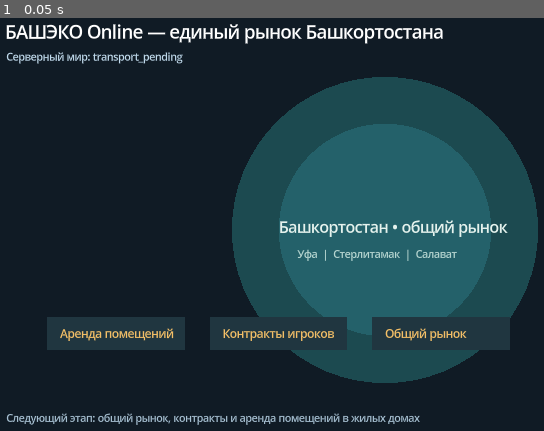
Above: before the commit, frame 1.
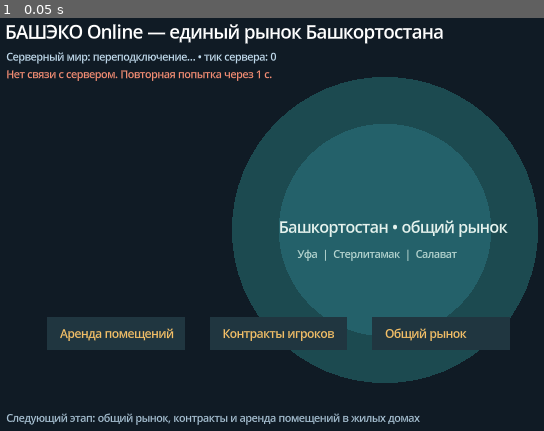
Above: after the commit, the same moment.

Repository: maillunex-lang/ufaeco
Game: Godot game, scene res://scenes/main.tscn
The game is run twice, just before and just after one commit, with the same random seed, the same clock (stepped at 60 frames per second) and the same inputs.
Inputs:
- Up to frame 1 (0.05 s): no input

The runs differ from the first frame. In frame 1, 1.0% of the frame differs, in the area x 1-51%, y 8-16%.

Commit message:
Stage 1: authoritative online world server
TypeScript/Fastify/ws backend with Zod-validated protocol v1, sessions with
reconnect, server tick and snapshots, request_id idempotency, rate limits,
PostgreSQL schema and migrations, audit log, and Godot client wired to the
protocol. Shared config format, README, roadmap and architecture updates.

Co-Authored-By: Claude Sonnet 5.5 <noreply@anthropic.com>
Claude-Session: https://claude.ai/code/session_01Mco3UQUXAKKZfrNee9YLfB

Diff:
--- /dev/null
+++ b/config/client_config.json
@@ -0,0 +1,9 @@
+{
+  "server_url": "http://127.0.0.1:8080",
+  "websocket_url": "ws://127.0.0.1:8080/ws",
+  "protocol_version": 1,
+  "heartbeat_interval_ms": 5000,
+  "reconnect_timeout": 60,
+  "max_message_size": 16384,
+  "environment": "development"
+}
--- /dev/null
+++ b/protocol/protocol.json
@@ -0,0 +1,30 @@
+{
+  "protocol_version": 1,
+  "websocket_path": "/ws",
+  "client_to_server": ["auth", "reconnect", "heartbeat", "command", "disconnect"],
+  "server_to_client": ["hello", "auth_ok", "heartbeat", "world_snapshot", "command_result", "error", "disconnect"],
+  "commands": ["session.get_profile", "session.set_display_name"],
+  "error_codes": [
+    "invalid_message",
+    "unsupported_protocol_version",
+    "unknown_message_type",
+    "unknown_command",
+    "invalid_payload",
+    "not_authenticated",
+    "already_authenticated",
+    "auth_timeout",
+    "invalid_session",
+    "session_expired",
+    "request_id_required",
+    "request_id_conflict",
+    "rate_limited",
+    "message_too_large",
+    "internal_error"
+  ],
+  "disconnect_reasons": ["client_closing", "replaced_by_new_connection", "heartbeat_timeout", "rate_limited", "protocol_error", "server_shutdown"],
+  "limits": {
+    "display_name_min": 2,
+    "display_name_max": 32,
+    "auth_timeout_ms": 10000
+  }
+}
--- a/scenes/main.tscn
+++ b/scenes/main.tscn
@@ -27,6 +27,14 @@
 theme_override_font_sizes/font_size = 16
 text = "Подключение к серверному миру: прототип"
 
+[node name="NetError" type="Label" parent="Hud"]
+offset_left = 34.0
+offset_top = 100.0
+offset_right = 1150.0
+offset_bottom = 130.0
+theme_override_colors/font_color = Color(0.95, 0.55, 0.45, 1)
+theme_override_font_sizes/font_size = 16
+
 [node name="Hint" type="Label" parent="Hud"]
 offset_left = 34.0
 offset_top = 650.0
--- a/scripts/main.gd
+++ b/scripts/main.gd
@@ -14,6 +14,8 @@
     network = OnlineWorldClient.new()
     add_child(network)
     network.connection_state_changed.connect(_on_connection_state_changed)
+    network.server_tick_changed.connect(_on_server_tick_changed)
+    network.network_error.connect(_on_network_error)
     network.connect_to_world()
     queue_redraw()
 
@@ -30,7 +32,18 @@
     draw_rect(Rect2(620, 500, 220, 52), Color("#203640"))
     draw_string(ThemeDB.fallback_font, Vector2(640, 533), "Общий рынок", HORIZONTAL_ALIGNMENT_LEFT, -1, 18, Color("#f3bf67"))
 
-func _on_connection_state_changed(state: String) -> void:
+func _on_connection_state_changed(_state: String) -> void:
+    _refresh_status()
+
+func _on_server_tick_changed(_tick: int) -> void:
+    _refresh_status()
+
+func _on_network_error(message_ru: String) -> void:
+    var label := get_node_or_null("Hud/NetError")
+    if label:
+        label.text = message_ru
+
+func _refresh_status() -> void:
     var status := get_node_or_null("Hud/Status")
     if status:
-        status.text = "Серверный мир: %s" % state
+        status.text = "Серверный мир: %s • тик сервера: %d" % [network.status_text_ru(), network.last_server_tick]
--- a/scripts/net/online_world_client.gd
+++ b/scripts/net/online_world_client.gd
@@ -1,28 +1,308 @@
 class_name OnlineWorldClient
 extends Node
+## Клиент общего онлайн-мира БАШЭКО (протокол v1, см. protocol/README.md).
+## Клиент отправляет только намерения (command); деньги, товары и собственность определяет сервер.
 
 signal connection_state_changed(state: String)
 signal world_snapshot_received(snapshot: Dictionary)
-
-var server_url: String = "wss://api.basheco.example/world"
+signal server_tick_changed(tick: int)
+signal command_result_received(request_id: String, payload: Dictionary)
+signal network_error(message_ru: String)
+
+const CONFIG_PATH := "res://config/client_config.json"
+const PROTOCOL_PATH := "res://protocol/protocol.json"
+const BACKOFF_SECONDS: Array[float] = [1.0, 2.0, 4.0, 8.0]
+
+const STATE_LABELS_RU := {
+	"disconnected": "не подключено",
+	"connecting": "подключение…",
+	"authenticating": "авторизация…",
+	"online": "в сети",
+	"reconnecting": "переподключение…",
+	"failed": "нет связи с сервером",
+}
+
+const ERROR_TEXTS_RU := {
+	"invalid_message": "Сервер не понял сообщение клиента.",
+	"unsupported_protocol_version": "Версия игры устарела. Обновите приложение.",
+	"unknown_message_type": "Сервер не знает такого типа сообщения.",
+	"unknown_command": "Неизвестная команда.",
+	"invalid_payload": "Сервер отклонил данные запроса.",
+	"not_authenticated": "Сначала нужно войти в мир.",
+	"already_authenticated": "Вход в мир уже выполнен.",
+	"auth_timeout": "Время входа в мир истекло.",
+	"invalid_session": "Сессия не найдена. Выполняется новый вход.",
+	"session_expired": "Сессия истекла. Выполняется новый вход.",
+	"request_id_required": "Запрос отправлен без идентификатора.",
+	"request_id_conflict": "Идентификатор запроса уже использован.",
+	"rate_limited": "Слишком много запросов. Подождите немного.",
+	"message_too_large": "Сообщение слишком большое.",
+	"internal_error": "Внутренняя ошибка сервера. Попробуйте позже.",
+}
+
+const DISCONNECT_TEXTS_RU := {
+	"replaced_by_new_connection": "Вход выполнен с другого устройства.",
+	"heartbeat_timeout": "Соединение потеряно: сервер не получал сигналов.",
+	"rate_limited": "Соединение закрыто: слишком много запросов.",
+	"protocol_error": "Соединение закрыто из-за ошибки протокола.",
+	"server_shutdown": "Сервер перезапускается. Идёт переподключение.",
+}
+
+var server_url: String = "http://127.0.0.1:8080"
+var websocket_url: String = "ws://127.0.0.1:8080/ws"
 var connected: bool = false
 var last_server_tick: int = 0
-
+var player_id: String = ""
+var session_id: String = ""
+var state: String = "disconnected"
+
+var _protocol_version: int = 1
+var _heartbeat_interval: float = 5.0
+var _reconnect_timeout: float = 60.0
+var _resume_token: String = ""
+var _peer: WebSocketPeer = null
+var _was_open: bool = false
+var _intentional_close: bool = false
+var _no_retry: bool = false
+var _heartbeat_left: float = 0.0
+var _attempt: int = 0
+var _retry_left: float = -1.0
+var _outage_started_msec: int = 0
+
+
+func _ready() -> void:
+	set_process(true)
+
+
+## Загружает конфигурацию и подключается. url — необязательное переопределение websocket_url.
 func connect_to_world(url: String = "") -> void:
-    if not url.is_empty():
-        server_url = url
-    # Транспорт будет подключён на сетевом этапе.
-    connected = false
-    connection_state_changed.emit("transport_pending")
+	_load_config()
+	if not url.is_empty():
+		websocket_url = url
+	_intentional_close = false
+	_no_retry = false
+	_attempt = 0
+	_outage_started_msec = 0
+	_open_socket("connecting")
+
+
+## Корректно завершает сессию (повторное подключение к ней станет невозможным).
+func disconnect_from_world() -> void:
+	_intentional_close = true
+	_retry_left = -1.0
+	if _peer != null and connected:
+		_send("disconnect", {"reason": "client_closing"})
+		_peer.close(1000, "client_closing")
+	elif _peer != null:
+		_peer.close()
+	session_id = ""
+	_resume_token = ""
+	_set_state("disconnected")
+
+
+## Отправляет намерение серверу. Возвращает request_id или "" если клиент не в сети.
+func send_command(command_name: String, args: Dictionary = {}) -> String:
+	if not connected or command_name.is_empty():
+		return ""
+	var request_id := _uuid4()
+	_send("command", {"name": command_name, "args": args}, request_id)
+	return request_id
+
 
 func submit_intent(intent: Dictionary) -> bool:
-    if intent.is_empty():
-        return false
-    # Клиент отправляет намерения; деньги, товары и права подтверждает сервер.
-    return connected
+	if intent.is_empty() or not intent.has("name"):
+		return false
+	return send_command(str(intent["name"]), intent.get("args", {})) != ""
+
 
 func apply_snapshot(snapshot: Dictionary) -> void:
-    if not snapshot.has("server_tick"):
-        return
-    last_server_tick = int(snapshot.server_tick)
-    world_snapshot_received.emit(snapshot)
+	if not snapshot.has("server_tick"):
+		return
+	var tick := int(snapshot["server_tick"])
+	if tick != last_server_tick:
+		last_server_tick = tick
+		server_tick_changed.emit(tick)
+	world_snapshot_received.emit(snapshot)
+
+
+func status_text_ru() -> String:
+	return STATE_LABELS_RU.get(state, state)
+
+
+# ------------------------------------------------------------------ внутреннее
+
+func _load_config() -> void:
+	var cfg := _read_json(CONFIG_PATH)
+	server_url = str(cfg.get("server_url", server_url))
+	websocket_url = str(cfg.get("websocket_url", websocket_url))
+	_reconnect_timeout = float(cfg.get("reconnect_timeout", _reconnect_timeout))
+	var override := OS.get_environment("BASHECO_WEBSOCKET_URL")
+	if not override.is_empty():
+		websocket_url = override
+	var proto := _read_json(PROTOCOL_PATH)
+	_protocol_version = int(proto.get("protocol_version", cfg.get("protocol_version", 1)))
+
+
+func _read_json(path: String) -> Dictionary:
+	if not FileAccess.file_exists(path):
+		network_error.emit("Не найден файл конфигурации: %s" % path)
+		return {}
+	var parsed = JSON.parse_string(FileAccess.get_file_as_string(path))
+	if typeof(parsed) != TYPE_DICTIONARY:
+		network_error.emit("Файл конфигурации повреждён: %s" % path)
+		return {}
+	return parsed
+
+
+func _open_socket(new_state: String) -> void:
+	_was_open = false
+	connected = false
+	_peer = WebSocketPeer.new()
+	var err := _peer.connect_to_url(websocket_url)
+	if err != OK:
+		_peer = null
+		network_error.emit("Не удалось начать подключение к серверу (код %d)." % err)
+		_handle_connection_lost(0)
+		return
+	_set_state(new_state)
+
+
+func _process(delta: float) -> void:
+	if _retry_left >= 0.0:
+		_retry_left -= delta
+		if _retry_left <= 0.0:
+			_retry_left = -1.0
+			_open_socket("reconnecting" if _outage_started_msec > 0 else "connecting")
+		return
+	if _peer == null:
+		return
+	_peer.poll()
+	match _peer.get_ready_state():
+		WebSocketPeer.STATE_OPEN:
+			_was_open = true
+			while _peer.get_available_packet_count() > 0:
+				_on_message(_peer.get_packet().get_string_from_utf8())
+				if _peer == null:
+					return
+			if connected:
+				_heartbeat_left -= delta
+				if _heartbeat_left <= 0.0:
+					_heartbeat_left = _heartbeat_interval
+					_send("heartbeat", {"client_time": Time.get_unix_time_from_system() * 1000.0})
+		WebSocketPeer.STATE_CLOSED:
+			var code := _peer.get_close_code()
+			_peer = null
+			connected = false
+			_handle_connection_lost(code)
+
+
+func _on_message(text: String) -> void:
+	var msg = JSON.parse_string(text)
+	if typeof(msg) != TYPE_DICTIONARY or not msg.has("type") or typeof(msg.get("payload")) != TYPE_DICTIONARY:
+		network_error.emit("Получено некорректное сообщение от сервера.")
+		return
+	var payload: Dictionary = msg["payload"]
+	match str(msg["type"]):
+		"hello":
+			_heartbeat_interval = maxf(float(payload.get("heartbeat_interval_ms", 5000)) / 1000.0, 0.5)
+			_set_state("authenticating")
+			if session_id != "" and _resume_token != "":
+				_send("reconnect", {"session_id": session_id, "resume_token": _resume_token})
+			else:
+				_send("auth", {"client_name": "basheco-godot", "client_version": "0.1.0"})
+		"auth_ok":
+			player_id = str(payload["player_id"])
+			session_id = str(payload["session_id"])
+			_resume_token = str(payload["resume_token"])
+			_reconnect_timeout = float(payload.get("reconnect_timeout_s", _reconnect_timeout))
+			_heartbeat_interval = maxf(float(payload.get("heartbeat_interval_ms", 5000)) / 1000.0, 0.5)
+			_heartbeat_left = _heartbeat_interval
+			_attempt = 0
+			_outage_started_msec = 0
+			connected = true
+			_update_tick(int(payload.get("server_tick", 0)))
+			_set_state("online")
+		"heartbeat":
+			_update_tick(int(payload.get("server_tick", last_server_tick)))
+		"world_snapshot":
+			apply_snapshot(payload)
+		"command_result":
+			command_result_received.emit(str(msg.get("request_id", "")), payload)
+		"error":
+			_on_server_error(str(payload.get("code", "")))
+		"disconnect":
+			var reason := str(payload.get("reason", ""))
+			if reason == "replaced_by_new_connection":
+				_no_retry = true
+			network_error.emit(DISCONNECT_TEXTS_RU.get(reason, "Сервер закрыл соединение."))
+
+
+func _on_server_error(code: String) -> void:
+	if code == "invalid_session" or code == "session_expired":
+		# Сессию не восстановить: следующее подключение выполнит новый вход.
+		session_id = ""
+		_resume_token = ""
+	network_error.emit(ERROR_TEXTS_RU.get(code, "Ошибка сервера: %s" % code))
+
+
+func _handle_connection_lost(close_code: int) -> void:
+	if _intentional_close:
+		_set_state("disconnected")
+		return
+	if close_code == 1009:
+		network_error.emit(ERROR_TEXTS_RU["message_too_large"])
+	if _no_retry:
+		_set_state("disconnected")
+		return
+	if _outage_started_msec == 0:
+		_outage_started_msec = Time.get_ticks_msec()
+	var elapsed := float(Time.get_ticks_msec() - _outage_started_msec) / 1000.0
+	if elapsed > _reconnect_timeout:
+		_outage_started_msec = 0
+		session_id = ""
+		_resume_token = ""
+		network_error.emit("Не удалось восстановить соединение с сервером. Проверьте интернет.")
+		_set_state("failed")
+		return
+	_retry_left = BACKOFF_SECONDS[mini(_attempt, BACKOFF_SECONDS.size() - 1)]
+	_attempt += 1
+	if _was_open or session_id != "":
+		_set_state("reconnecting")
+	else:
+		network_error.emit("Нет связи с сервером. Повторная попытка через %d с." % int(_retry_left))
+		_set_state("reconnecting")
+
+
+func _update_tick(tick: int) -> void:
+	if tick != last_server_tick:
+		last_server_tick = tick
+		server_tick_changed.emit(tick)
+
+
+func _set_state(new_state: String) -> void:
+	if state == new_state:
+		return
+	state = new_state
+	connection_state_changed.emit(new_state)
+
+
+func _send(type: String, payload: Dictionary, request_id: String = "") -> void:
+	if _peer == null or _peer.get_ready_state() != WebSocketPeer.STATE_OPEN:
+		return
+	var msg := {
+		"protocol_version": _protocol_version,
+		"message_id": _uuid4(),
+		"type": type,
+		"payload": payload,
+	}
+	if request_id != "":
+		msg["request_id"] = request_id
+	_peer.send_text(JSON.stringify(msg))
+
+
+static func _uuid4() -> String:
+	var b := Crypto.new().generate_random_bytes(16)
+	b[6] = (b[6] & 0x0f) | 0x40
+	b[8] = (b[8] & 0x3f) | 0x80
+	var h := b.hex_encode()
+	return "%s-%s-%s-%s-%s" % [h.substr(0, 8), h.substr(8, 4), h.substr(12, 4), h.substr(16, 4), h.substr(20, 12)]
Not shown, added: docker-compose.yml
Not shown, added: server/package-lock.json
Not shown, added: server/package.json
Not shown, added: server/tsconfig.json
Not shown, added: .env.example
Not shown, changed: ROADMAP.md
Not shown, changed: docs/GAME_ARCHITECTURE.md
Not shown, added: server/docker/init-test-db.sql
Not shown, added: server/migrations/001_initial.sql
Not shown, added: server/src/accounts/index.ts
Not shown, added: server/src/app.ts
Not shown, added: server/src/companies/index.ts
(and 23 more such lines)
